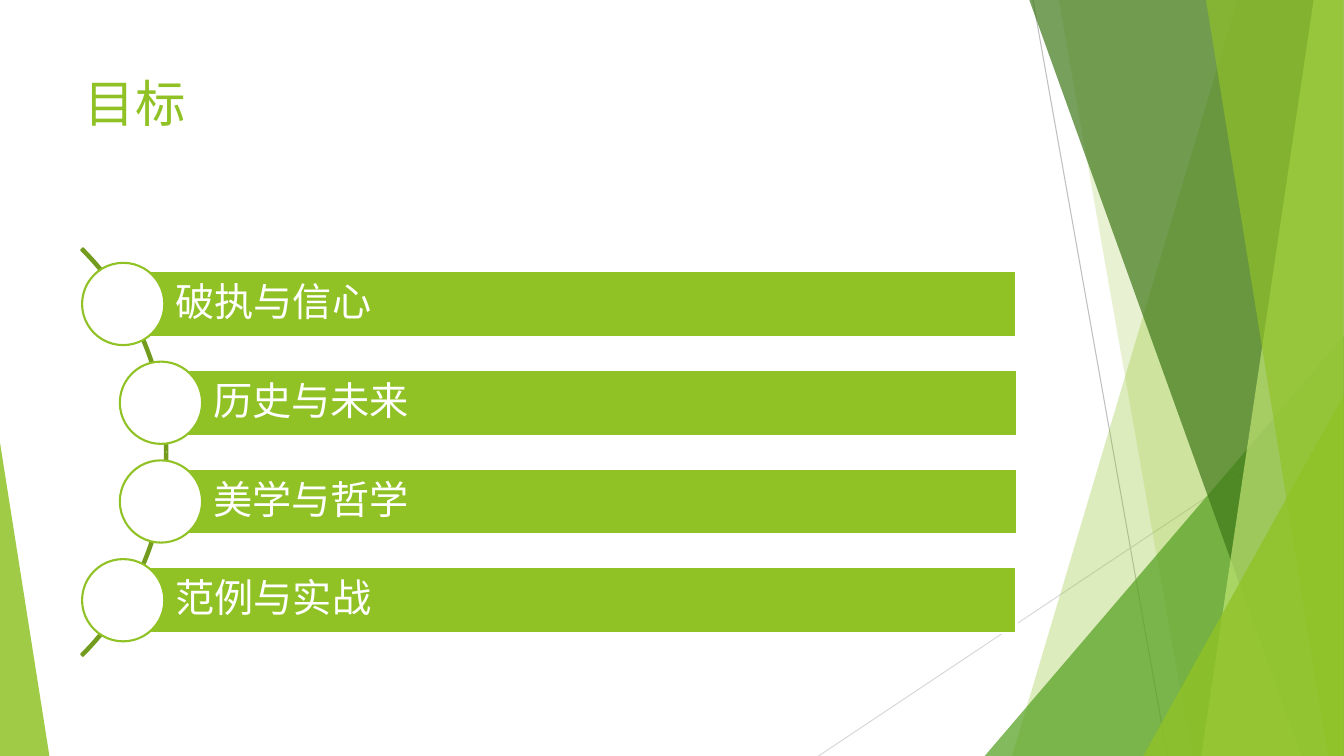
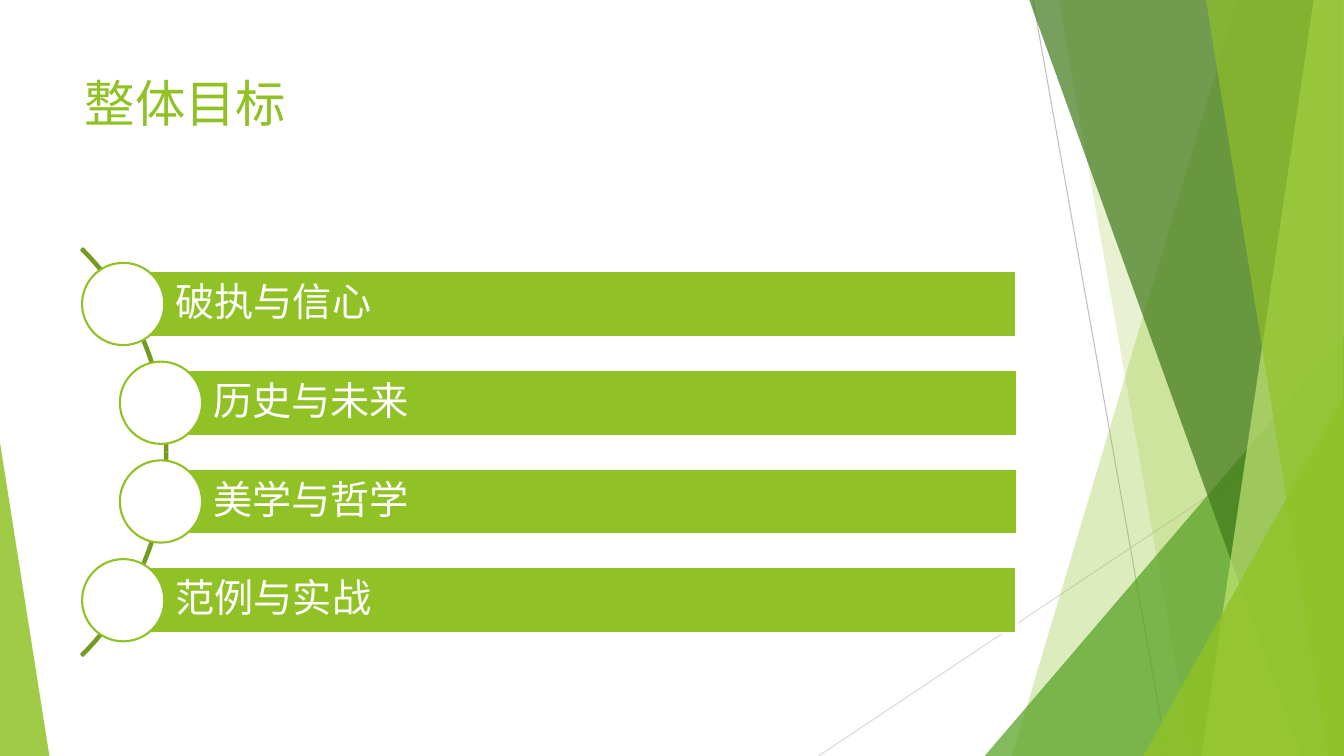
Before and after one commit to jingyanjiaoliu/others, a slide deck: slide 2 of Angular系列讲座 – 概述.pptx. Drawn at 1344x756 pixels with LibreOffice and Linux fonts; fonts in the diff are those of the drawing. Boxes give left, top, right and bottom in pixels: in the first picture for what was removed or moved away, otherwise in the second. Text is boxed around its words. In the diff, an @@ line names an element or a change of style, - is before the commit and + after.

```diff
--- a/Angular系列讲座 – 概述.pptx
+++ b/Angular系列讲座 – 概述.pptx
@@ title at [85,79,287,126]: text changed @@
-目标
+整体目标
```
Also in this commit, not shown: 1 other slide changed, 11 other files.
